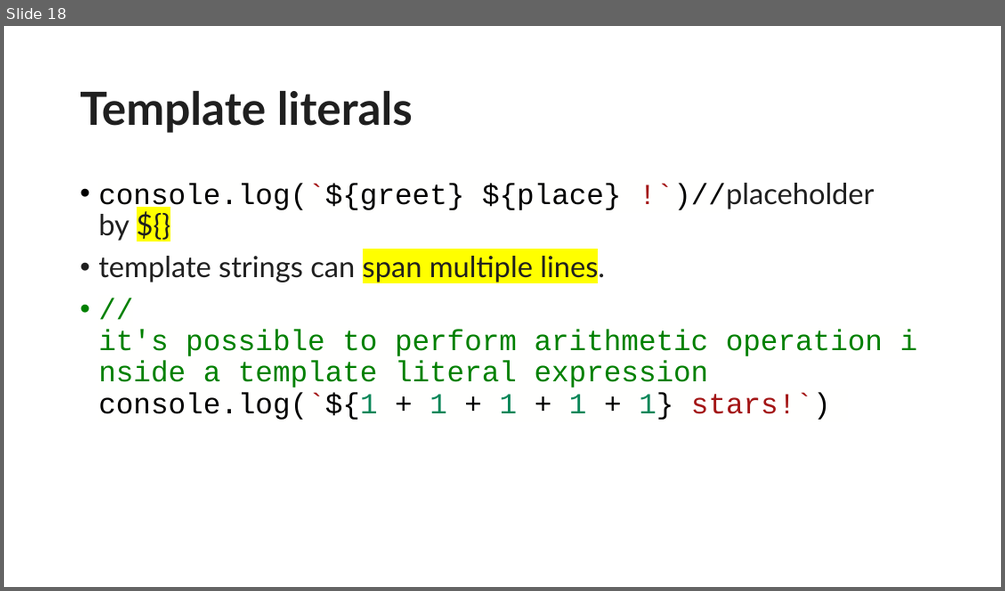
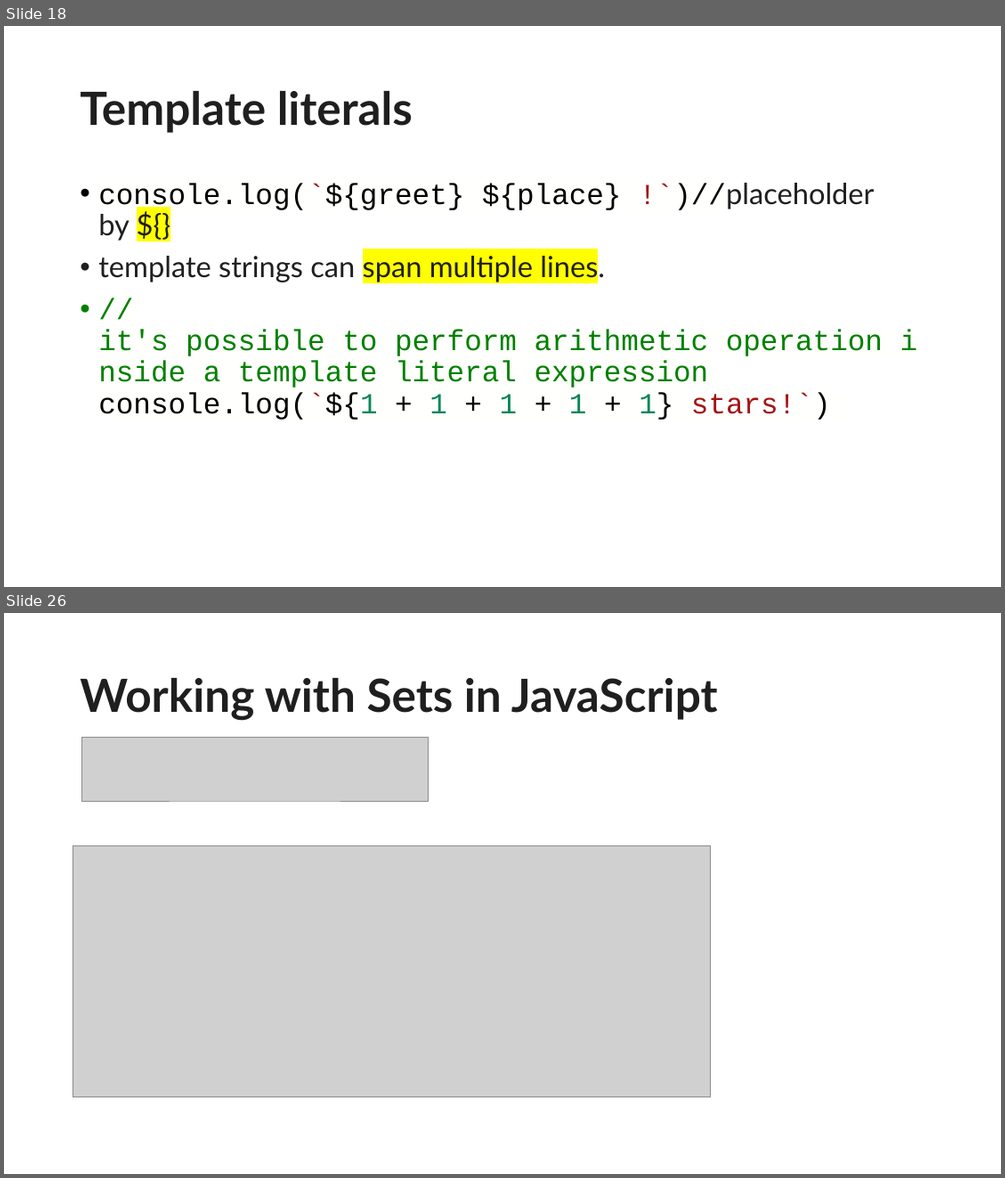
Before and after one commit to wujd0728/meta-frontend-coursera, a slide deck: introduction to JS/javascript basic.pptx. Shown one above the other, each under a label of ours: slide 18 before the commit, slides 18 and 26 after it; the slides between them are not shown. The pictures are 1005x591 and 1005x1178 pixels, drawn with LibreOffice and Linux fonts; fonts in the diff are those of the drawing; grey boxes stand for pictures. Boxes give left, top, right and bottom in pixels: in the first picture for what was removed or moved away, otherwise in the second. Text is boxed around its words. In the diff, an @@ line names an element or a change of style, - is before the commit and + after.

```diff
--- a/introduction to JS/javascript basic.pptx
+++ b/introduction to JS/javascript basic.pptx
@@ slide 26 added at (x1=4, y1=613, x2=1001, y2=1174), background #FFFFFF @@
@@ title added at (x1=80, y1=678, x2=718, y2=720), 44 pt, text #1F1F1F, bold @@
+Working with Sets in JavaScript
@@ picture added at (x1=81, y1=737, x2=429, y2=801) @@
@@ picture added at (x1=73, y1=845, x2=711, y2=1097) @@
```
Also in this commit, not shown: 16 other slides added.
